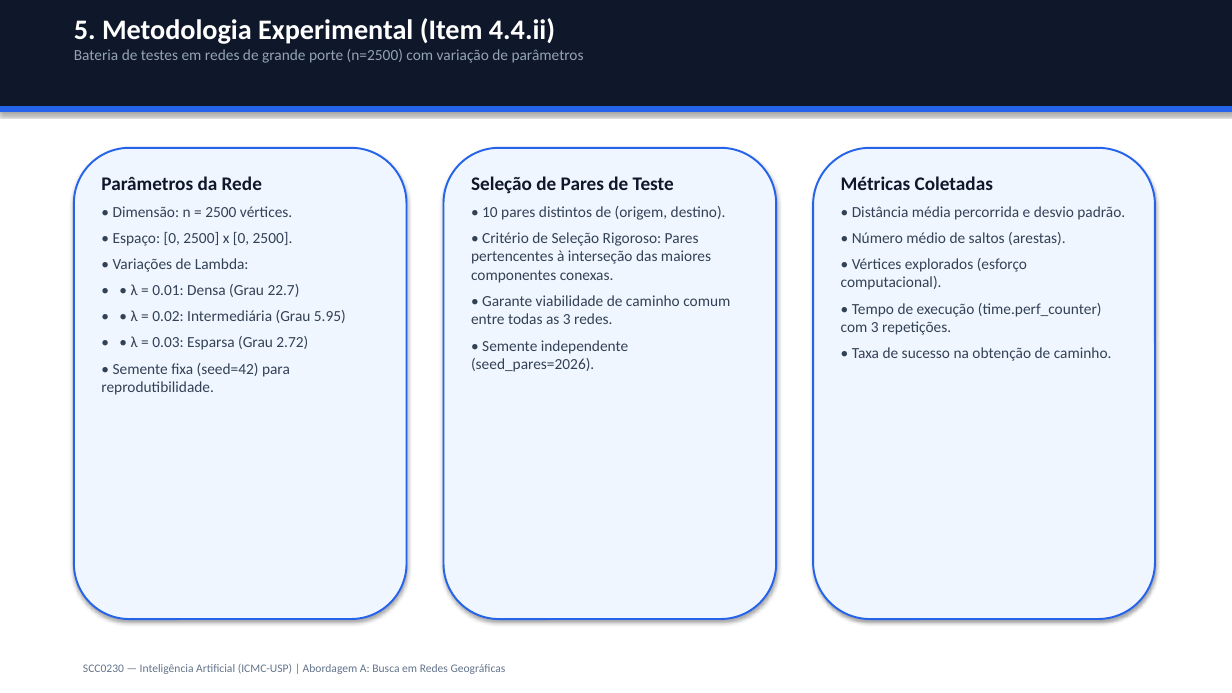
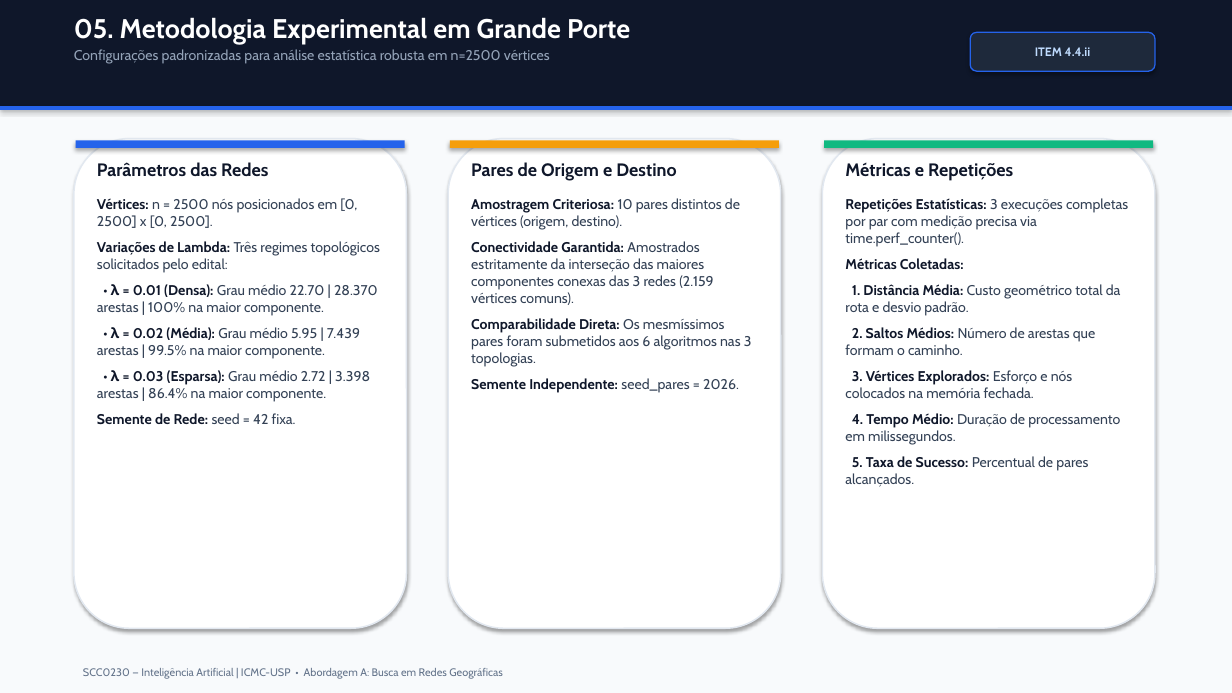
Before and after one commit to pietroggu/rede-geografica-trabalho-ia, a slide deck: slide 6 of outputs/apresentacao_busca_redes.pptx. Drawn at 1232x693 pixels with LibreOffice and Linux fonts; fonts in the diff are those of the drawing. Boxes give left, top, right and bottom in pixels: in the first picture for what was removed or moved away, otherwise in the second. Text is boxed around its words. In the diff, an @@ line names an element or a change of style, - is before the commit and + after.

```diff
--- a/outputs/apresentacao_busca_redes.pptx
+++ b/outputs/apresentacao_busca_redes.pptx
@@ rectangle: place and size @@
-rectangle at [0,106,1232,112]
+rectangle at [0,0,1232,106]
@@ rectangle at [0,0,1232,106]: fill #2563EB to #0F172A; outline #2563EB 0.75 pt to none @@
@@ rectangle: place and size @@
-rectangle at [0,0,1232,106]
+rectangle at [0,0,1232,693]
@@ rectangle at [0,0,1232,693]: fill #0F172A to #F8FAFC; outline #0F172A 0.75 pt to none @@
@@ text at [74,17,630,64]: text changed; size 12 to 11 pt; font Calibri to Cabin @@
-5. Metodologia Experimental (Item 4.4.ii)
-Bateria de testes em redes de grande porte (n=2500) com variação de parâmetros
+05. Metodologia Experimental em Grande Porte
+Configurações padronizadas para análise estatística robusta em n=2500 vértices
@@ rounded rectangle added at [970,32,1155,71], fill #1E293B, outline #2563EB 1 pt, 9.5 pt, text #BFDBFE, bold @@
+ITEM 4.4.ii
@@ rectangle added at [0,106,1232,110], fill #2563EB @@
@@ rounded rectangle: place and size @@
-rounded rectangle at [74,148,407,619]
+rounded rectangle at [74,139,407,628]
@@ rectangle added at [76,140,405,148], fill #2563EB @@
@@ rounded rectangle: place and size @@
-rounded rectangle at [444,148,776,619]
+rounded rectangle at [448,139,781,628]
@@ rectangle added at [450,140,779,148], fill #F59E0B @@
@@ fill #EFF6FF to #FFFFFF; outline #2563EB 1.5 pt to #E2E8F0 1.2 pt in 3 elements at [74,139,407,628], [448,139,781,628], [823,139,1155,628] @@
@@ rounded rectangle: place and size @@
-rounded rectangle at [813,148,1155,619]
+rounded rectangle at [823,139,1155,628]
@@ rectangle added at [824,140,1153,148], fill #10B981 @@
@@ text at [97,162,380,425]: text changed; size 12 to 11 pt; font Calibri to Cabin @@
-Parâmetros da Rede
-• Dimensão: n = 2500 vértices.
-• Espaço: [0, 2500] x [0, 2500].
-• Variações de Lambda:
-• • λ = 0.01: Densa (Grau 22.7)
-• • λ = 0.02: Intermediária (Grau 5.95)
-• • λ = 0.03: Esparsa (Grau 2.72)
-• Semente fixa (seed=42) para reprodutibilidade.
+Parâmetros das Redes
+Vértices: n = 2500 nós posicionados em [0, 2500] x [0, 2500].
+Variações de Lambda: Três regimes topológicos solicitados pelo edital:
+• λ = 0.01 (Densa): Grau médio 22.70 | 28.370 arestas | 100% na maior componente.
+• λ = 0.02 (Média): Grau médio 5.95 | 7.439 arestas | 99.5% na maior componente.
+• λ = 0.03 (Esparsa): Grau médio 2.72 | 3.398 arestas | 86.4% na maior componente.
+Semente de Rede: seed = 42 fixa.
@@ text at [471,162,752,393]: text changed; size 12 to 11 pt; font Calibri to Cabin @@
-Seleção de Pares de Teste
-• 10 pares distintos de (origem, destino).
-• Critério de Seleção Rigoroso: Pares pertencentes à interseção das maiores componentes conexas.
-• Garante viabilidade de caminho comum entre todas as 3 redes.
-• Semente independente (seed_pares=2026).
+Pares de Origem e Destino
+Amostragem Criteriosa: 10 pares distintos de vértices (origem, destino).
+Conectividade Garantida: Amostrados estritamente da interseção das maiores componentes conexas das 3 redes (2.159 vértices comuns).
+Comparabilidade Direta: Os mesmíssimos pares foram submetidos aos 6 algoritmos nas 3 topologias.
+Semente Independente: seed_pares = 2026.
@@ text at [845,163,1128,487]: text changed; size 12 to 11 pt; font Calibri to Cabin @@
-Métricas Coletadas
-• Distância média percorrida e desvio padrão.
-• Número médio de saltos (arestas).
-• Vértices explorados (esforço computacional).
-• Tempo de execução (time.perf_counter) com 3 repetições.
-• Taxa de sucesso na obtenção de caminho.
+Métricas e Repetições
+Repetições Estatísticas: 3 execuções completas por par com medição precisa via time.perf_counter().
+Métricas Coletadas:
+1. Distância Média: Custo geométrico total da rota e desvio padrão.
+2. Saltos Médios: Número de arestas que formam o caminho.
+3. Vértices Explorados: Esforço e nós colocados na memória fechada.
+4. Tempo Médio: Duração de processamento em milissegundos.
+5. Taxa de Sucesso: Percentual de pares alcançados.
@@ text at [83,668,503,679]: text changed; size 9 to 8.5 pt; font Calibri to Cabin @@
-SCC0230 — Inteligência Artificial (ICMC-USP) | Abordagem A: Busca em Redes Geográficas
+SCC0230 — Inteligência Artificial | ICMC-USP • Abordagem A: Busca em Redes Geográficas
```
Also in this commit, not shown: 11 other slides changed, 11 other files.
